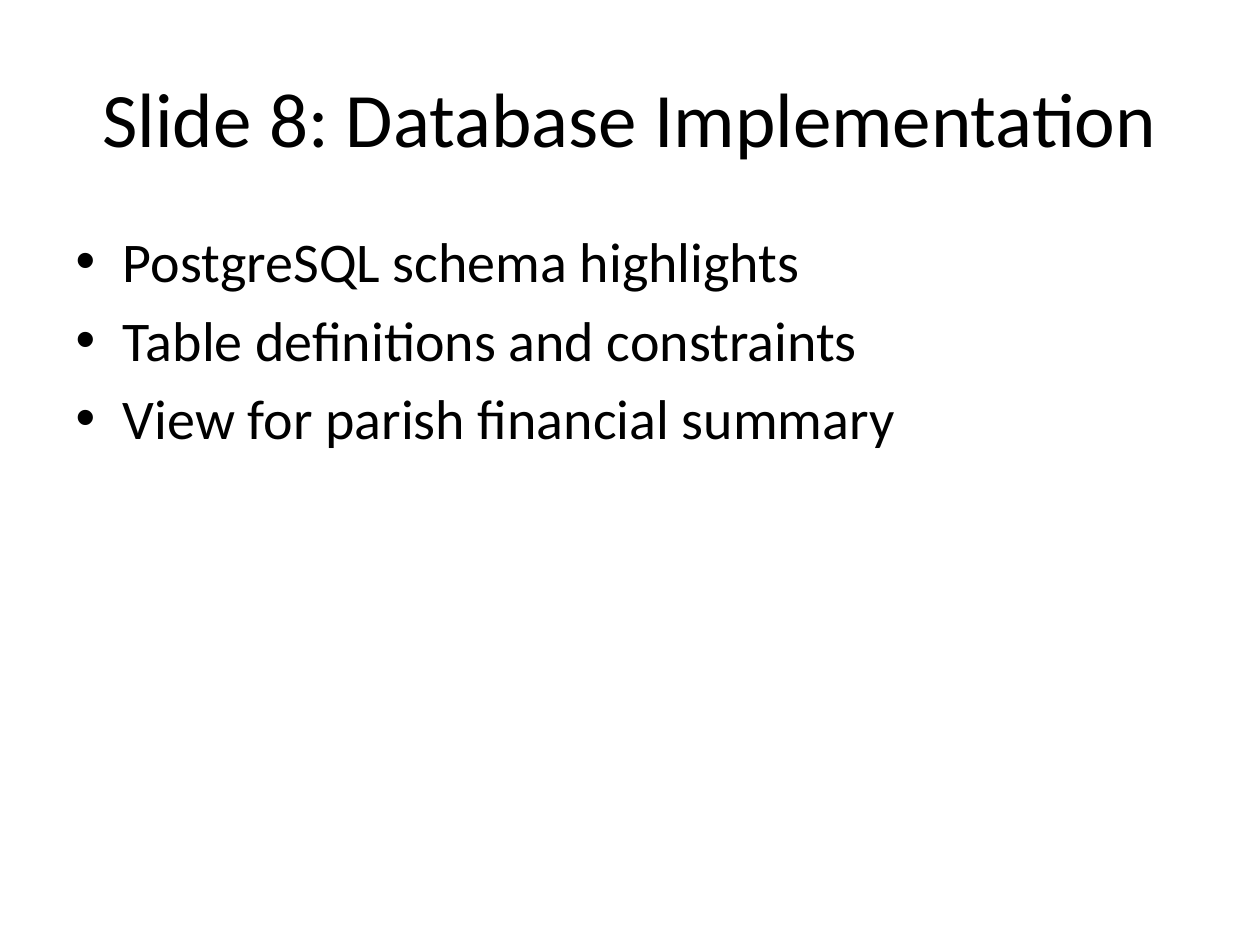
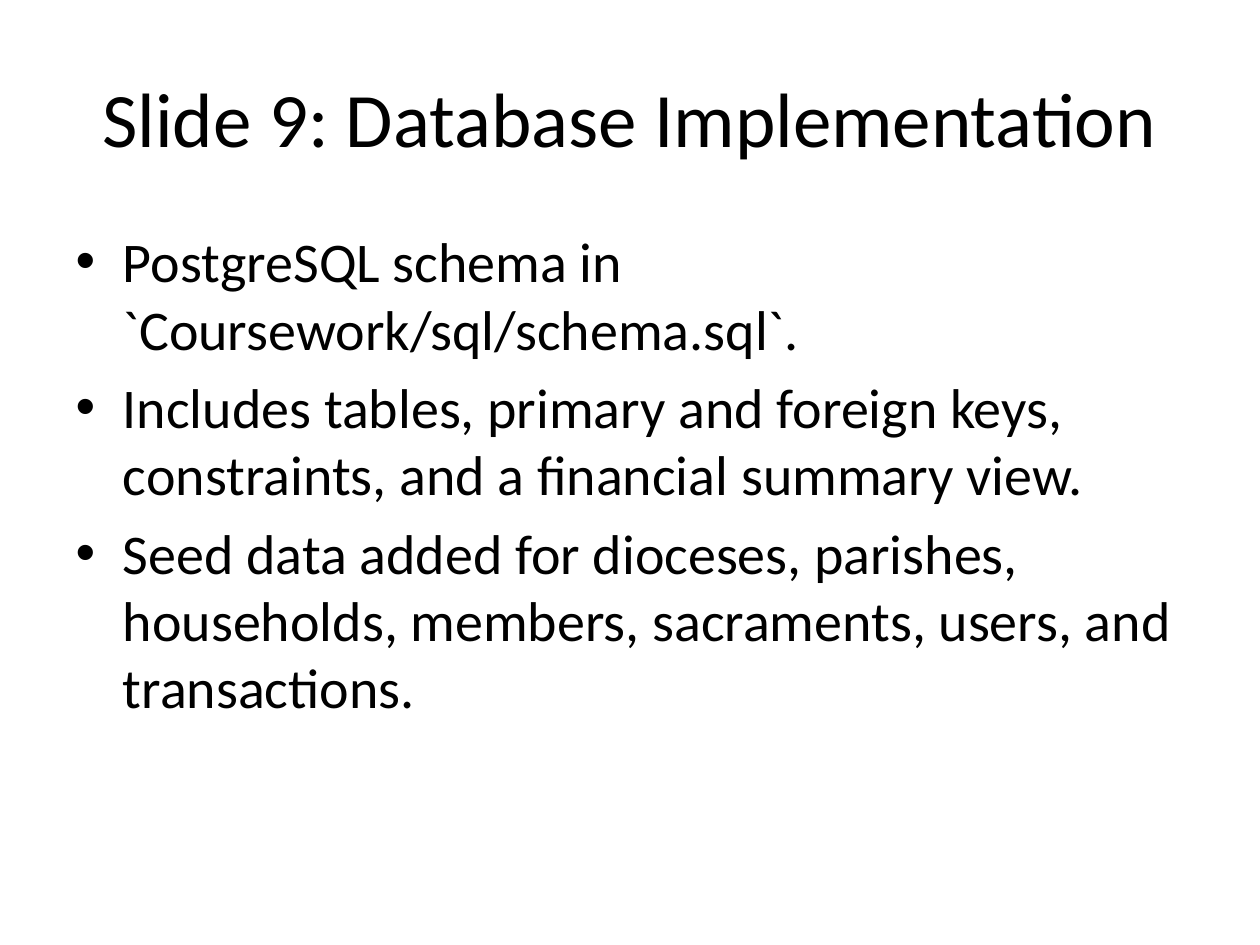
Before and after one commit to Icradle-Innovations-Ltd/cou-mis, a slide deck: slide 9 of Coursework/CoU-MIS_Presentation.pptx (slide 8 before the commit). Drawn at 1260x945 pixels with LibreOffice and Linux fonts; fonts in the diff are those of the drawing. Boxes give left, top, right and bottom in pixels: in the first picture for what was removed or moved away, otherwise in the second. Text is boxed around its words. In the diff, an @@ line names an element or a change of style, - is before the commit and + after.

Commit message:
Add PostgreSQL support and Railway deployment
Enable optional PostgreSQL backing and add deployment assets. server.js now uses pg Pool when DATABASE_URL is configured (falls back to in-memory data), adds DEFAULT_HOUSEHOLD_ID handling, input validation, and implements DB queries for members, sacraments, transactions, and summary endpoints. Added Dockerfile, .dockerignore, .env.example, and a Railway deployment guide; updated README and package.json (added pg). Inserted seed data into sql/schema.sql and included minor presentation/report/outline updates.

```diff
--- a/Coursework/CoU-MIS_Presentation.pptx
+++ b/Coursework/CoU-MIS_Presentation.pptx
@@ title at (x1=102, y1=93, x2=1156, y2=160): text changed @@
-Slide 8: Database Implementation
+Slide 9: Database Implementation
@@ text at (x1=123, y1=243, x2=1171, y2=709): text changed @@
-• PostgreSQL schema highlights
-• Table definitions and constraints
-• View for parish financial summary
+• PostgreSQL schema in `Coursework/sql/schema.sql`.
+• Includes tables, primary and foreign keys, constraints, and a financial summary view.
+• Seed data added for dioceses, parishes, households, members, sacraments, users, and transactions.
```
Also in this commit, not shown: 13 other slides changed, 1 slide added, 1 slide removed, 10 other files.
